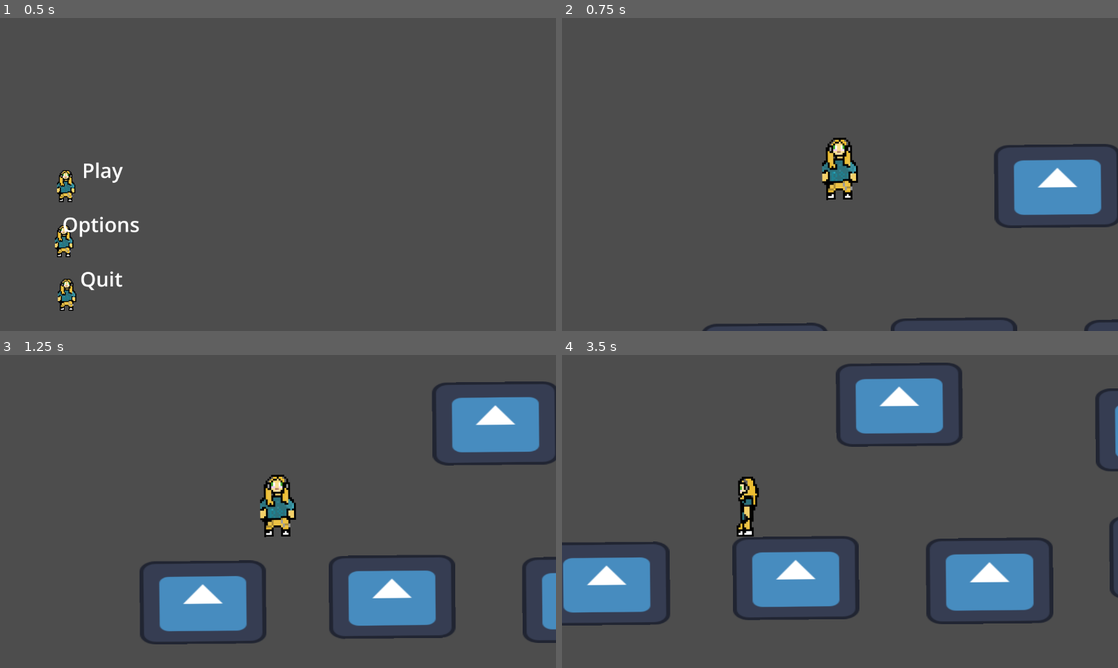
Above: before the commit, frames 1-4 (two rows, left to right).
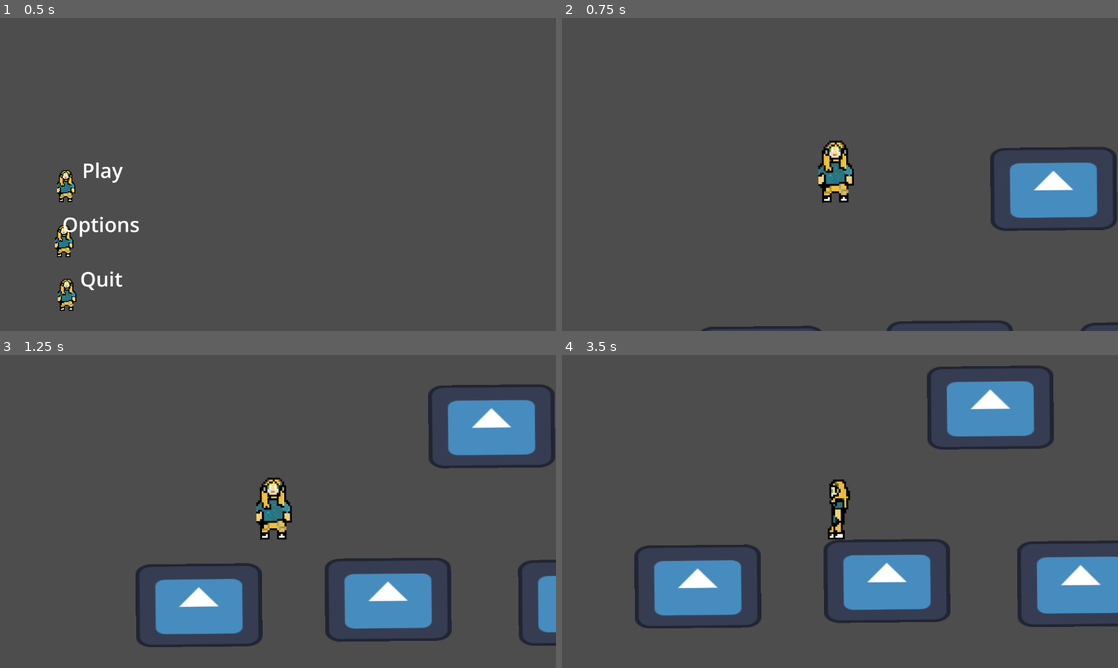
Above: after the commit, the same moments.

Repository: TalesMarc/AngelaCultoRepository
Game: Godot game, scene res://inicio.tscn
The game is run twice, just before and just after one commit, with the same random seed, the same clock (stepped at 60 frames per second) and the same inputs. The engine's default icon, where the game draws it, is replaced by a stand-in: a white triangle on a blue panel in a dark square.
Inputs:
- Up to frame 1 (0.5 s): no input
- Up to frame 2 (0.75 s): click "Play" at 0.5 s
- Up to frame 3 (1.25 s): no input
- Up to frame 4 (3.5 s): hold D (move_right) 1.28-2.78 s; tap Space (jump) at 1.52, 2.27 s; hold A (move_left) from 2.78 s (still down)

Frame 1 is identical in both runs. In frame 2, 3.6% of the frame differs, in the area x 25-100%, y 38-100%; in frame 3, 7.5%; in frame 4, 27%, in the area x 0-100%, y 2-88%.

Commit message:
Atualização automática do projeto

Diff:
--- a/node_2d.tscn
+++ b/node_2d.tscn
@@ -111,8 +111,9 @@
 shape = SubResource("RectangleShape2D_epypp")
 
 [node name="Camera2D" type="Camera2D" parent="CharacterBody2D2"]
-position = Vector2(-75.1722, -187.794)
+position = Vector2(-881.098, -602.802)
 offset = Vector2(300, 300)
+anchor_mode = 0
 zoom = Vector2(0.97, 0.97)
 drag_horizontal_enabled = true
 drag_vertical_enabled = true
